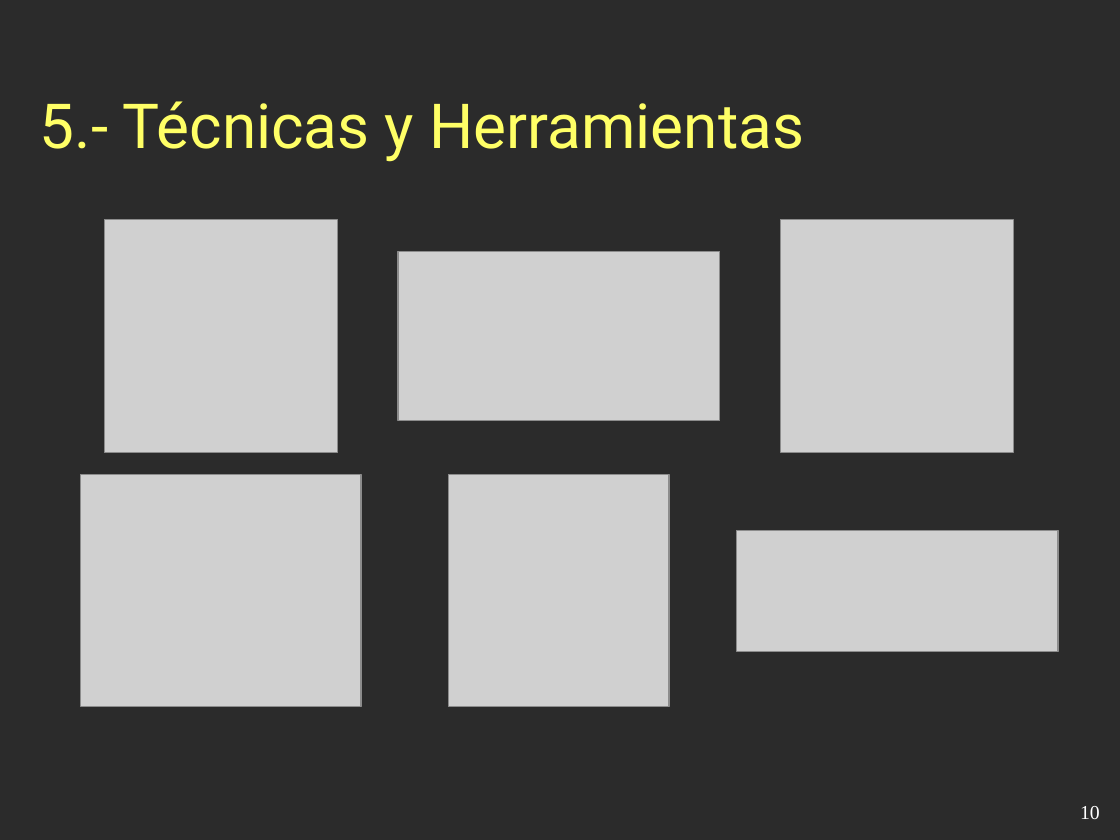
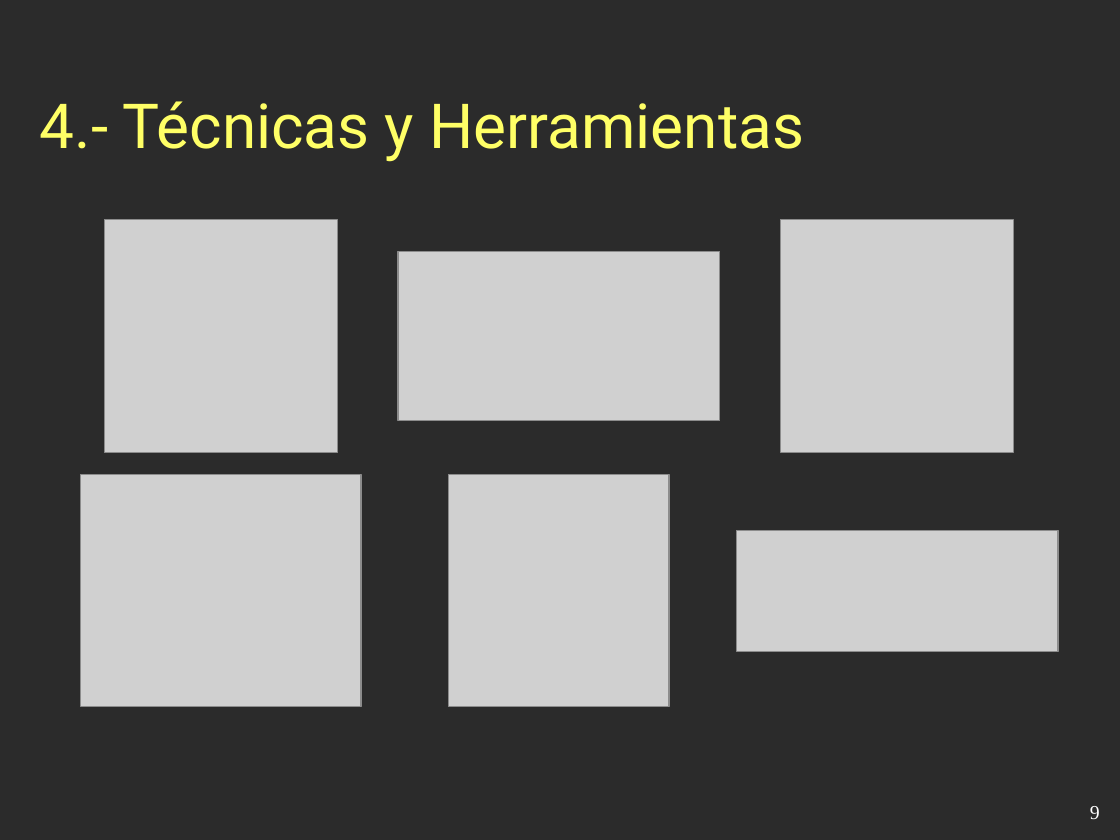
Before and after one commit to esbaixauli/proyecto-ii-ubu, a slide deck: slide 9 of trunk/Documentación/Presentación.odp (slide 10 before the commit). Drawn at 1120x840 pixels with LibreOffice and Linux fonts; fonts in the diff are those of the drawing; grey boxes stand for pictures; background and template pictures are left out; a plain dark background stands for a picture behind light text. Boxes give left, top, right and bottom in pixels: in the first picture for what was removed or moved away, otherwise in the second. Text is boxed around its words. In the diff, an @@ line names an element or a change of style, - is before the commit and + after.

```diff
--- a/trunk/Documentación/Presentación.odp
+++ b/trunk/Documentación/Presentación.odp
@@ title at (40, 101, 804, 162): text changed @@
-5.- Técnicas y Herramientas
+4.- Técnicas y Herramientas
@@ page number at (1090, 806, 1100, 819): text changed @@
-10
+9
```
Also in this commit, not shown: 13 other slides changed, 1 slide removed.
